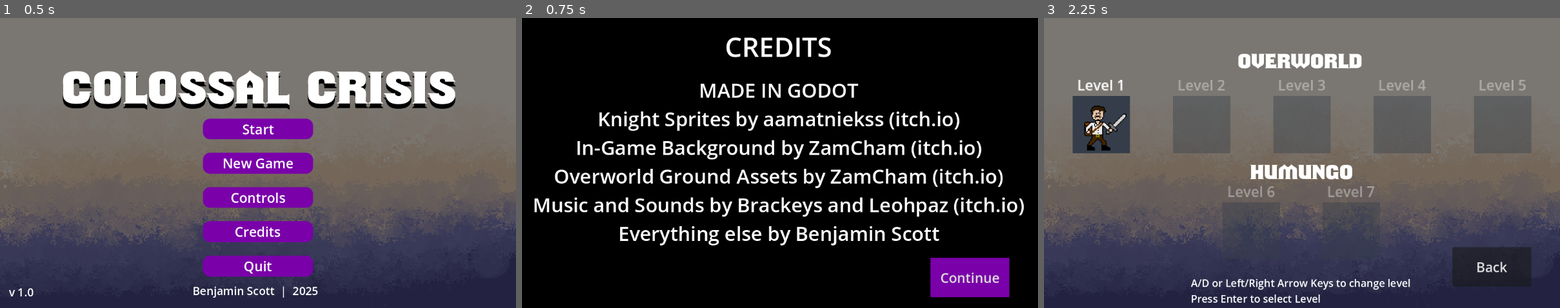
Above: before the commit, frames 1-3 (left to right).
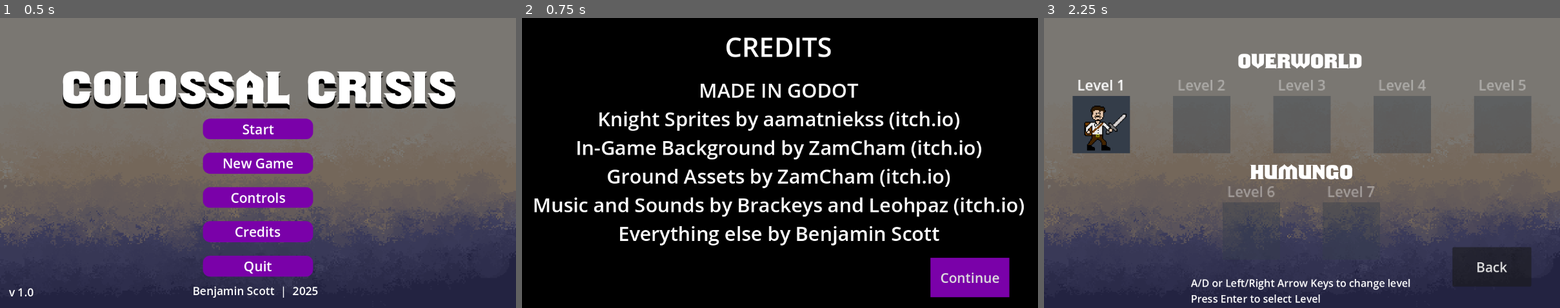
Above: after the commit, the same moments.

Repository: bscott519/NewColossalCrisisGame
Game: Godot game, scene res://Scenes/main_menu.tscn
Same seed, same stepped clock (60 frames per second), same inputs: the game is played once before the commit and once after it. The engine's default icon, where the game draws it, is replaced by a stand-in: a white triangle on a blue panel in a dark square. Sound files missing from this copy of the repository are replaced by a short silence.
Inputs:
- Up to frame 1 (0.5 s): no input
- Up to frame 2 (0.75 s): click "Credits" at 0.5 s
- Up to frame 3 (2.25 s): click "Continue" at 1.25 s; click "Start" at 2 s

Frame 1 is identical in both runs. In frame 2, 2.2% of the frame differs, in the area x 6-94%, y 52-59%; in frame 3, nothing differs.

Commit message:
BOSS DEATH ANIM IS WORKING, now going to test full fight

Diff:
--- a/Scenes/credits.tscn
+++ b/Scenes/credits.tscn
@@ -53,7 +53,7 @@
 text = "MADE IN GODOT
 Knight Sprites by aamatniekss (itch.io)
 In-Game Background by ZamCham (itch.io)
-Overworld Ground Assets by ZamCham (itch.io)
+Ground Assets by ZamCham (itch.io)
 Music and Sounds by Brackeys and Leohpaz (itch.io)
 Everything else by Benjamin Scott"
 horizontal_alignment = 1
--- a/Scenes/level_7.tscn
+++ b/Scenes/level_7.tscn
@@ -11,6 +11,7 @@
 [ext_resource type="PackedScene" uid="uid://b07naphow6dr2" path="res://Scenes/pause_menu.tscn" id="11_hfdvb"]
 [ext_resource type="PackedScene" uid="uid://c7iym8qvw4i4e" path="res://Scenes/killzone.tscn" id="13_hb764"]
 [ext_resource type="AudioStream" uid="uid://b8dvr4re3ybsg" path="res://Sounds/Minifantasy_Dungeon_Music/Music/Goblins_Dance_(Battle).wav" id="14_td06s"]
+[ext_resource type="PackedScene" uid="uid://djfux1a370y1t" path="res://Scenes/mgdeathanim.tscn" id="16_7qh3q"]
 [ext_resource type="PackedScene" uid="uid://cwb6f3qlo4mpl" path="res://Scenes/master_giant.tscn" id="16_irpto"]
 [ext_resource type="PackedScene" uid="uid://buy507nxy6xwt" path="res://Scenes/boss_door.tscn" id="16_y233x"]
 [ext_resource type="Script" uid="uid://3mnpbkwocaoa" path="res://Scripts/boss_door.gd" id="17_vu0bl"]
@@ -202,6 +203,9 @@
 stream = ExtResource("14_td06s")
 autoplay = true
 
+[node name="MGDeath" parent="." instance=ExtResource("16_7qh3q")]
+position = Vector2(0, 5)
+
 [connection signal="finished" from="LevelTheme" to="." method="_on_level_theme_finished"]
 [connection signal="playerEntered" from="BossTrigger" to="BossDoor" method="_on_boss_trigger_player_entered"]
 [connection signal="finished" from="LevelTheme4" to="." method="_on_level_theme_4_finished"]
--- a/Scenes/master_giant.tscn
+++ b/Scenes/master_giant.tscn
@@ -1,15 +1,11 @@
-[gd_scene load_steps=36 format=3 uid="uid://cwb6f3qlo4mpl"]
+[gd_scene load_steps=28 format=3 uid="uid://cwb6f3qlo4mpl"]
 
 [ext_resource type="Script" uid="uid://docqnn50valoa" path="res://Scripts/master_giant.gd" id="1_gv2vs"]
 [ext_resource type="Texture2D" uid="uid://6ddjklopc4e" path="res://GameArt/CCMasterGiantHead.png" id="1_o2p3u"]
 [ext_resource type="Texture2D" uid="uid://c310no3s8h500" path="res://GameArt/CCMasterGiantLeftHand.png" id="2_4mstd"]
 [ext_resource type="Texture2D" uid="uid://bjpmhjqthoxjv" path="res://GameArt/CCMasterGiantRighHand.png" id="3_di18c"]
-[ext_resource type="Texture2D" uid="uid://bapnf131jmdih" path="res://GameArt/TMMEnemyDeath1.png" id="4_7omvd"]
-[ext_resource type="Texture2D" uid="uid://l1yxspaxqyio" path="res://GameArt/TMMEnemyDeath2.png" id="5_lp5c8"]
-[ext_resource type="Texture2D" uid="uid://hcy0hjwm1svq" path="res://GameArt/TMMEnemyDeath3.png" id="6_2htnq"]
 [ext_resource type="Texture2D" uid="uid://bgwhsne6x82d" path="res://GameArt/CCMasterBeam.png" id="7_lp5c8"]
 [ext_resource type="FontFile" uid="uid://bajqlmo0hm0fl" path="res://GameArt/Shouldve Known.otf" id="9_xa0uu"]
-[ext_resource type="AudioStream" uid="uid://drjvewt1v2ivs" path="res://Sounds/sounds/explosion.wav" id="10_sntci"]
 
 [sub_resource type="CapsuleShape2D" id="CapsuleShape2D_xa0uu"]
 height = 74.0
@@ -1304,38 +1300,6 @@
 [sub_resource type="CircleShape2D" id="CircleShape2D_lp5c8"]
 radius = 24.0208
 
-[sub_resource type="AtlasTexture" id="AtlasTexture_gv2vs"]
-atlas = ExtResource("4_7omvd")
-region = Rect2(0, 0, 64, 64)
-
-[sub_resource type="AtlasTexture" id="AtlasTexture_xa0uu"]
-atlas = ExtResource("5_lp5c8")
-region = Rect2(0, 0, 64, 64)
-
-[sub_resource type="AtlasTexture" id="AtlasTexture_sntci"]
-atlas = ExtResource("6_2htnq")
-region = Rect2(0, 0, 64, 64)
-
-[sub_resource type="SpriteFrames" id="SpriteFrames_jhu71"]
-animations = [{
-"frames": [{
-"duration": 1.0,
-"texture": SubResource("AtlasTexture_gv2vs")
-}, {
-"duration": 1.0,
-"texture": SubResource("AtlasTexture_xa0uu")
-}, {
-"duration": 1.0,
-"texture": SubResource("AtlasTexture_sntci")
-}, {
-"duration": 1.0,
-"texture": null
-}],
-"loop": false,
-"name": &"default",
-"speed": 7.0
-}]
-
 [sub_resource type="RectangleShape2D" id="RectangleShape2D_lp5c8"]
 size = Vector2(14, 29.6075)
 
@@ -1434,12 +1398,6 @@
 [node name="LHHCollisionShape2D" type="CollisionShape2D" parent="MGSprites/LeftHand/CcMasterGiantLeftHand/LeftHandHitbox"]
 position = Vector2(47, 40)
 shape = SubResource("CircleShape2D_lp5c8")
-
-[node name="MGDeath" type="AnimatedSprite2D" parent="MGSprites"]
-position = Vector2(0, 5)
-sprite_frames = SubResource("SpriteFrames_jhu71")
-frame = 3
-frame_progress = 1.0
 
 [node name="MasterBeam" type="Sprite2D" parent="MGSprites"]
 visible = false
@@ -1491,9 +1449,6 @@
 scale = Vector2(0.32, 1.00001)
 theme_override_fonts/font = ExtResource("9_xa0uu")
 text = "THE MASTER GIANT"
-
-[node name="MGDeath" type="AudioStreamPlayer" parent="."]
-stream = ExtResource("10_sntci")
 
 [node name="Detection" type="Area2D" parent="."]
 position = Vector2(0, 57)
--- /dev/null
+++ b/Scenes/mgdeathanim.tscn
@@ -0,0 +1,50 @@
+[gd_scene load_steps=10 format=3 uid="uid://djfux1a370y1t"]
+
+[ext_resource type="Texture2D" uid="uid://bapnf131jmdih" path="res://GameArt/TMMEnemyDeath1.png" id="1_6bwka"]
+[ext_resource type="Texture2D" uid="uid://l1yxspaxqyio" path="res://GameArt/TMMEnemyDeath2.png" id="2_gc3ad"]
+[ext_resource type="Texture2D" uid="uid://hcy0hjwm1svq" path="res://GameArt/TMMEnemyDeath3.png" id="3_lfwfh"]
+[ext_resource type="Script" uid="uid://cau51ptt2ws0t" path="res://Scripts/mgdeathanim.gd" id="4_gc3ad"]
+[ext_resource type="AudioStream" uid="uid://drjvewt1v2ivs" path="res://Sounds/sounds/explosion.wav" id="5_lfwfh"]
+
+[sub_resource type="AtlasTexture" id="AtlasTexture_gv2vs"]
+atlas = ExtResource("1_6bwka")
+region = Rect2(0, 0, 64, 64)
+
+[sub_resource type="AtlasTexture" id="AtlasTexture_xa0uu"]
+atlas = ExtResource("2_gc3ad")
+region = Rect2(0, 0, 64, 64)
+
+[sub_resource type="AtlasTexture" id="AtlasTexture_sntci"]
+atlas = ExtResource("3_lfwfh")
+region = Rect2(0, 0, 64, 64)
+
+[sub_resource type="SpriteFrames" id="SpriteFrames_f8wta"]
+animations = [{
+"frames": [{
+"duration": 1.0,
+"texture": SubResource("AtlasTexture_gv2vs")
+}, {
+"duration": 1.0,
+"texture": SubResource("AtlasTexture_xa0uu")
+}, {
+"duration": 1.0,
+"texture": SubResource("AtlasTexture_sntci")
+}, {
+"duration": 1.0,
+"texture": null
+}],
+"loop": false,
+"name": &"death",
+"speed": 7.0
+}]
+
+[node name="MGDeathAnim" type="Node2D"]
+script = ExtResource("4_gc3ad")
+
+[node name="MGDeath" type="AnimatedSprite2D" parent="."]
+scale = Vector2(5, 5)
+sprite_frames = SubResource("SpriteFrames_f8wta")
+animation = &"death"
+
+[node name="MGDeathSound" type="AudioStreamPlayer" parent="."]
+stream = ExtResource("5_lfwfh")
--- a/Scripts/level_7.gd
+++ b/Scripts/level_7.gd
@@ -20,7 +20,6 @@
 	boss.master_giant_died.connect(door1.open_doors)
 	boss.master_giant_died.connect(door2.open_doors)
 
-
 # Called every frame. 'delta' is the elapsed time since the previous frame.
 func _process(delta):
 	pass
--- a/Scripts/master_giant.gd
+++ b/Scripts/master_giant.gd
@@ -1,7 +1,6 @@
 extends CharacterBody2D
 
 @onready var animation_player = $AnimationPlayer
-@onready var animated_sprite_mg_death = $MGSprites/MGDeath
 
 enum State { IDLE, CHASE, LEFTSWIPE, RIGHTSWIPE, LEFTBLAST, RIGHTBLAST, LASEREYES, DEATH }
 
@@ -193,10 +192,11 @@
 		can_walk = false
 		animation_player.stop()
 
-		$MGDeath.play()
-		animated_sprite_mg_death.play("death")
-
-		await animated_sprite_mg_death.animation_finished
+		var death_anim = preload("res://Scenes/mgdeathanim.tscn").instantiate()
+		get_tree().current_scene.add_child(death_anim)
+		death_anim.global_position = global_position
+
+		death_anim.get_node("MGDeathSound").play()
 		emit_signal("master_giant_died")
 		queue_free()
 
--- /dev/null
+++ b/Scripts/mgdeathanim.gd
@@ -0,0 +1,10 @@
+extends Node2D
+
+@onready var mg_death_sprite = $MGDeath
+
+func _ready():
+	mg_death_sprite.play("death")
+	mg_death_sprite.connect("animation_finished", _on_anim_finished)
+
+func _on_anim_finished():
+	queue_free()
Not shown: 1 places in Scenes/level_7.tscn that only renumber resources
Not shown, added: Scripts/mgdeathanim.gd.uid
